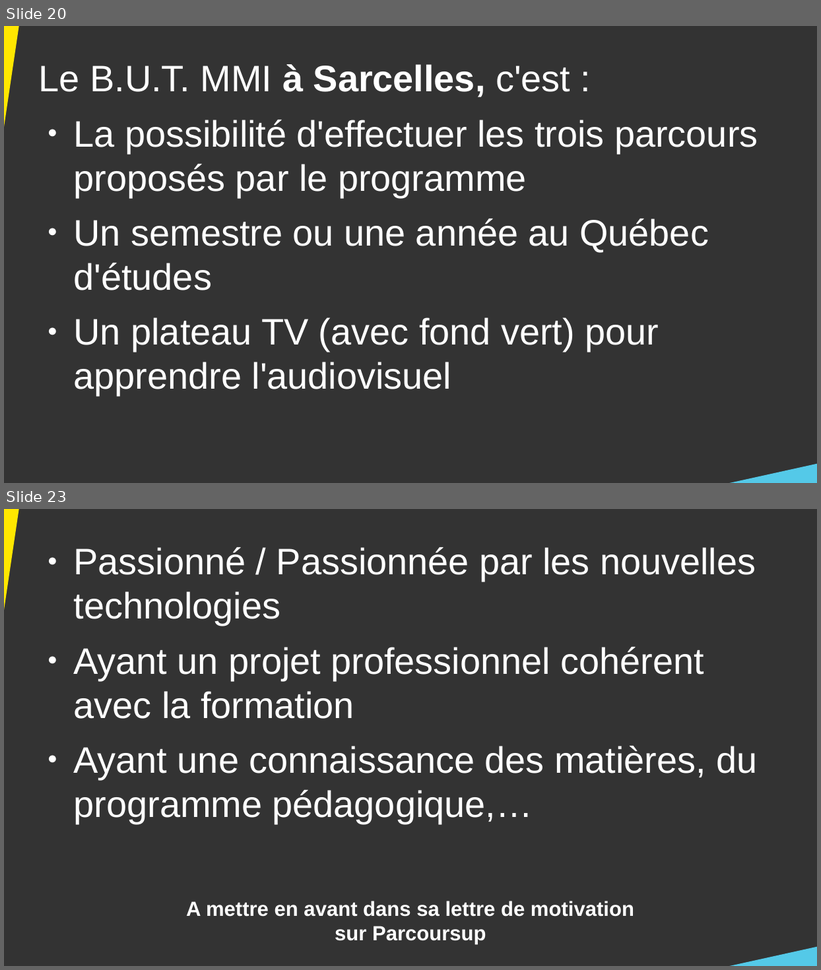
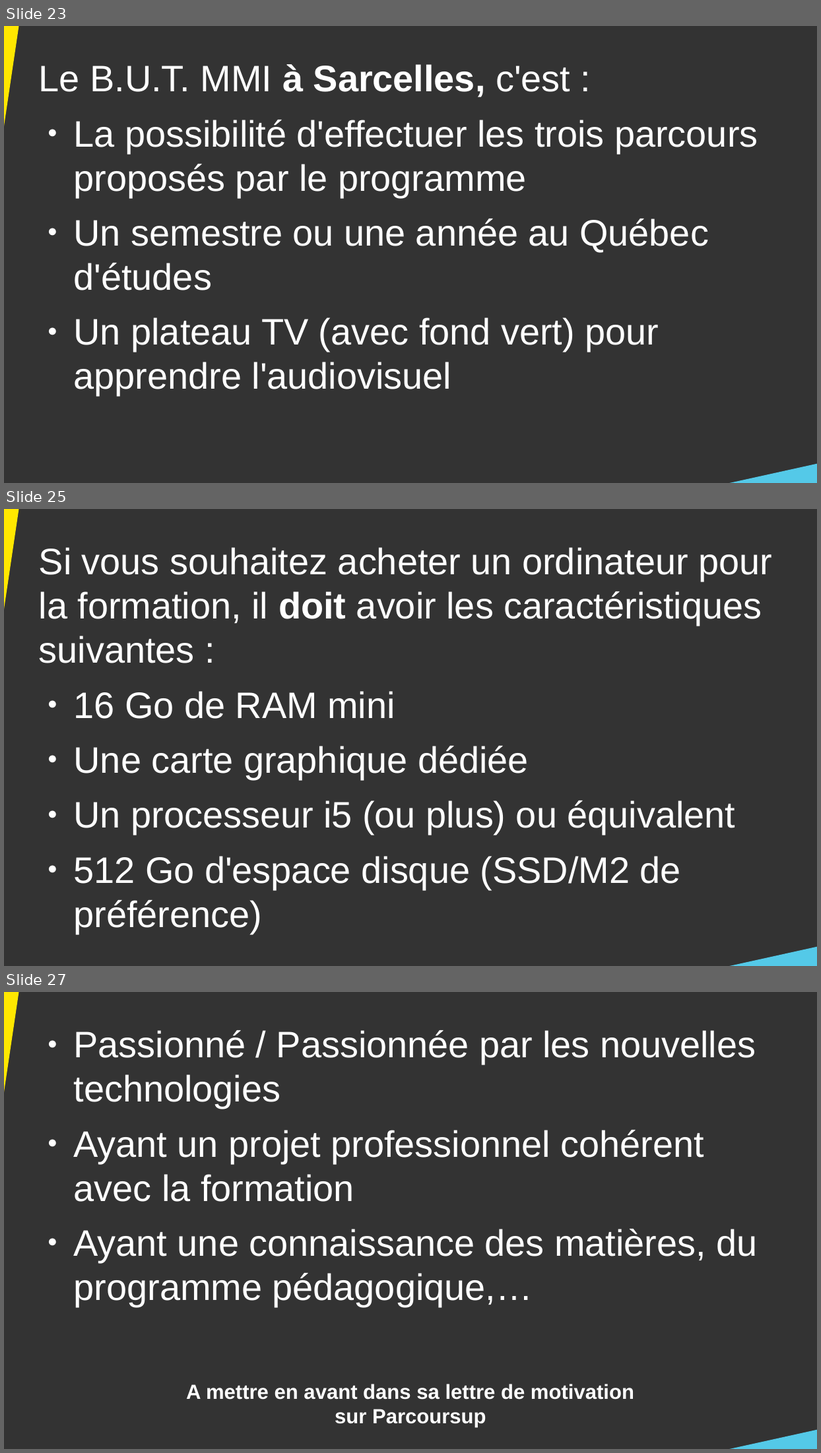
Before and after one commit to DanYellow/cours, a slide deck: presentation-formation-mmi/presentation.odp. Shown one above the other, each under a label of ours: slides 20 and 23 before the commit, slides 23, 25 and 27 after it; the slides between them are not shown. The pictures are 821x970 and 821x1453 pixels, drawn with LibreOffice and Linux fonts; fonts in the diff are those of the drawing. Boxes give left, top, right and bottom in pixels: in the first picture for what was removed or moved away, otherwise in the second. Text is boxed around its words. In the diff, an @@ line names an element or a change of style, - is before the commit and + after.

```diff
--- a/presentation-formation-mmi/presentation.odp
+++ b/presentation-formation-mmi/presentation.odp
@@ slide 25 added at bbox=[4, 509, 817, 966], background #333333 @@
@@ right triangle added at bbox=[4, 509, 27, 714], fill #FFE700 @@
@@ text added at bbox=[39, 547, 772, 934], 36 pt, text #FFFFFF @@
+Si vous souhaitez acheter un ordinateur pour la formation, il doit avoir les caractéristiques suivantes :
+● 16 Go de RAM mini
+● Une carte graphique dédiée
+● Un processeur i5 (ou plus) ou équivalent
+● 512 Go d'espace disque (SSD/M2 de préférence)
@@ right triangle added at bbox=[713, 945, 817, 966], fill #54C9E8 @@
@@ what was slide 20 is now slide 23 @@
@@ what was slide 23 is now slide 27 @@
```
Also in this commit, not shown: 10 slides changed, 3 other slides added, 7 other files.
